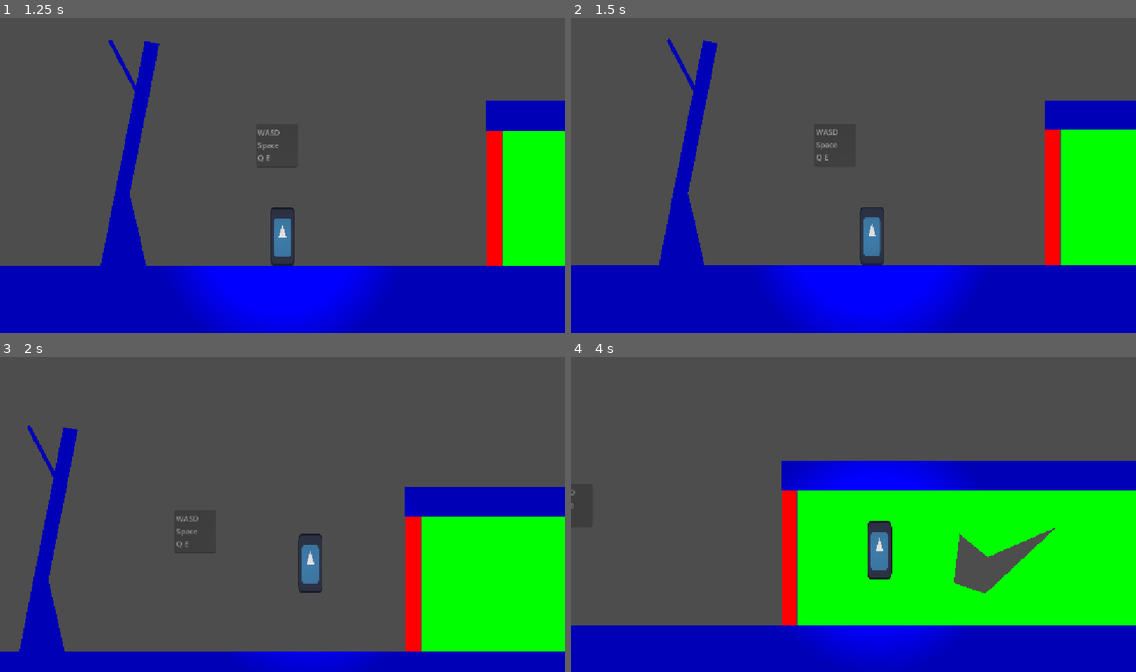
Above: before the commit, frames 1-4 (two rows, left to right).
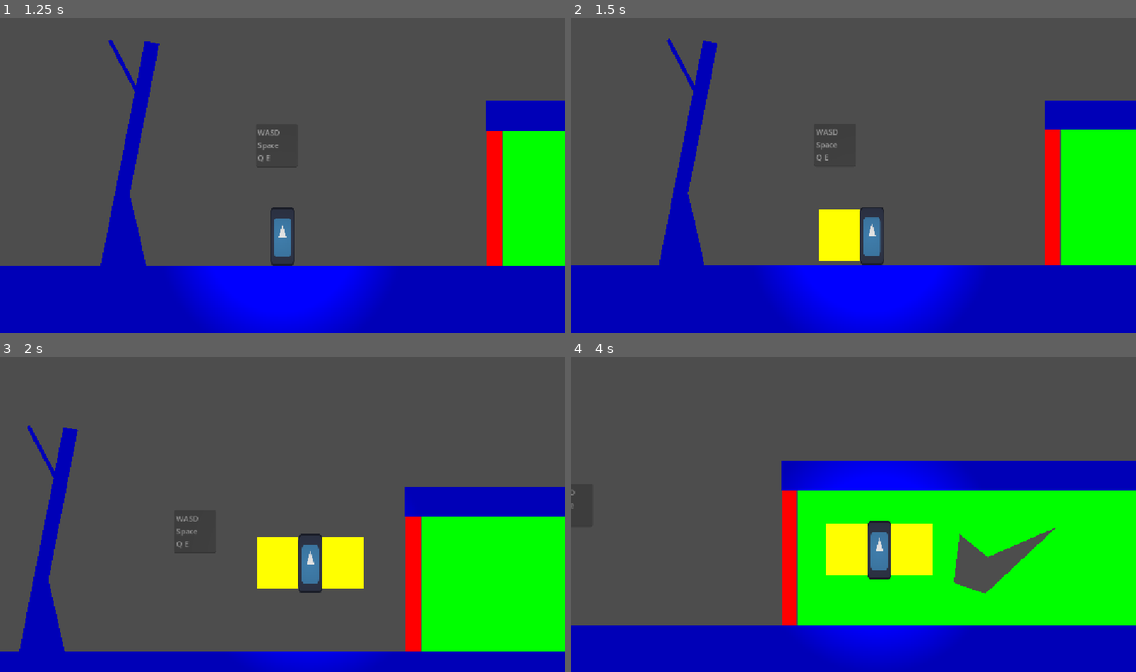
Above: after the commit, the same moments.

Repository: Triopking/Beat-Them-Up
Game: Godot game, scene res://Scenes/menu.tscn
Two runs of this game, one before a commit and one after it. Both use one fixed random seed, a clock stepped at 60 frames per second and the inputs below. The engine's default icon, where the game draws it, is replaced by a stand-in: a white triangle on a blue panel in a dark square.
Inputs:
- Up to frame 1 (1.25 s): click "Play" at 0.5 s
- Up to frame 2 (1.5 s): hold D (Right) from 1.28 s (still down); tap Q (AttackL) at 1.35 s
- Up to frame 3 (2 s): keep holding D (Right); tap Space (Jump) at 1.52 s; tap E (AttackR) at 1.55 s
- Up to frame 4 (4 s): tap E (AttackR) at 2.1, 3.05, 3.6 s; tap Space (Jump) at 2.27, 3.77 s; tap Q (AttackL) at 2.3, 2.85, 3.8 s; release D (Right) at 2.78 s; hold Left (Left) 2.78-3.53 s; hold D (Right) from 3.53 s (still down)

Frame 1 is identical in both runs. In frame 2, 1.2% of the frame differs, in the area x 43-52%, y 60-78%; in frame 3, 2.4%; in frame 4, 2.4%, in the area x 45-64%, y 52-70%.

Commit message:
two sides

Diff:
--- a/mechanic-gaunlet/Scenes/player.tscn
+++ b/mechanic-gaunlet/Scenes/player.tscn
@@ -75,6 +75,19 @@
 scale = Vector2(1.375, 1.7500002)
 texture = SubResource("GradientTexture2D_8ie3n")
 
+[node name="Side2" type="Area2D" parent="." unique_id=1834068732]
+
+[node name="CollisionShape2D" type="CollisionShape2D" parent="Side2" unique_id=1221857118]
+position = Vector2(-70, -2)
+shape = SubResource("RectangleShape2D_3pc1f")
+disabled = true
+
+[node name="Sprite2D" type="Sprite2D" parent="Side2/CollisionShape2D" unique_id=955287993]
+visible = false
+position = Vector2(4.7683716e-07, -1.9073486e-06)
+scale = Vector2(1.375, 1.7500002)
+texture = SubResource("GradientTexture2D_8ie3n")
+
 [node name="AttackDuration" type="Timer" parent="." unique_id=1197141916]
 wait_time = 0.5
 
--- a/mechanic-gaunlet/Scripts/Player.gd
+++ b/mechanic-gaunlet/Scripts/Player.gd
@@ -12,8 +12,13 @@
 @onready var attack_cooldown: Timer = $AttackCooldown
 
 func _ready() -> void:
+	#side 1
 	$Side1/CollisionShape2D.disabled = true
 	$Side1/CollisionShape2D/Sprite2D.visible = false
+
+	#side 2
+	$Side2/CollisionShape2D.disabled = true
+	$Side2/CollisionShape2D/Sprite2D.visible = false
 
 func _physics_process(delta: float) -> void:
 	# Add the gravity.
@@ -36,9 +41,13 @@
 		direction = 1
 
 	# attack
-	if Input.is_action_just_pressed("attack1"):
+	if Input.is_action_just_pressed("AttackR"):
 		$Side1/CollisionShape2D.disabled = false
 		$Side1/CollisionShape2D/Sprite2D.visible = true
+		attack_duration.start()
+	elif Input.is_action_just_pressed("AttackL"):
+		$Side2/CollisionShape2D.disabled = false
+		$Side2/CollisionShape2D/Sprite2D.visible = true
 		attack_duration.start()
 
 	# Get the input direction and handle the movement/deceleration.
